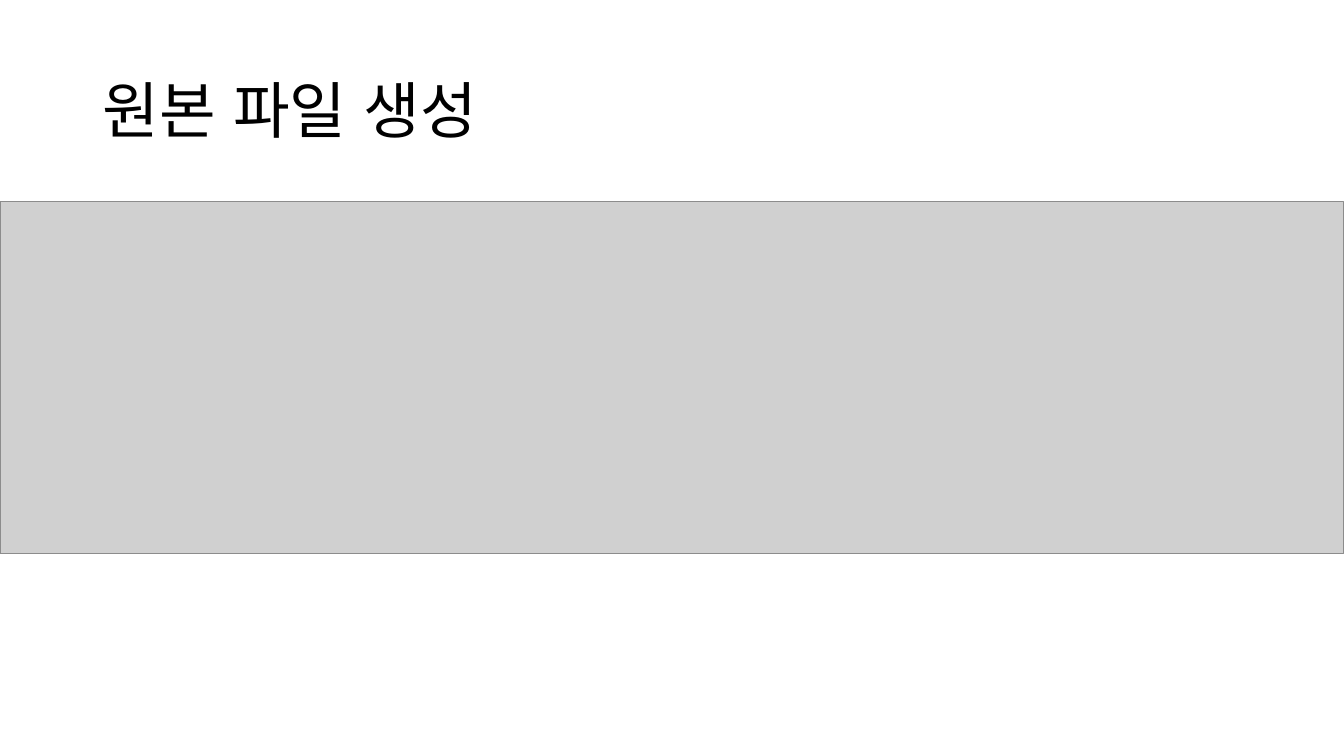
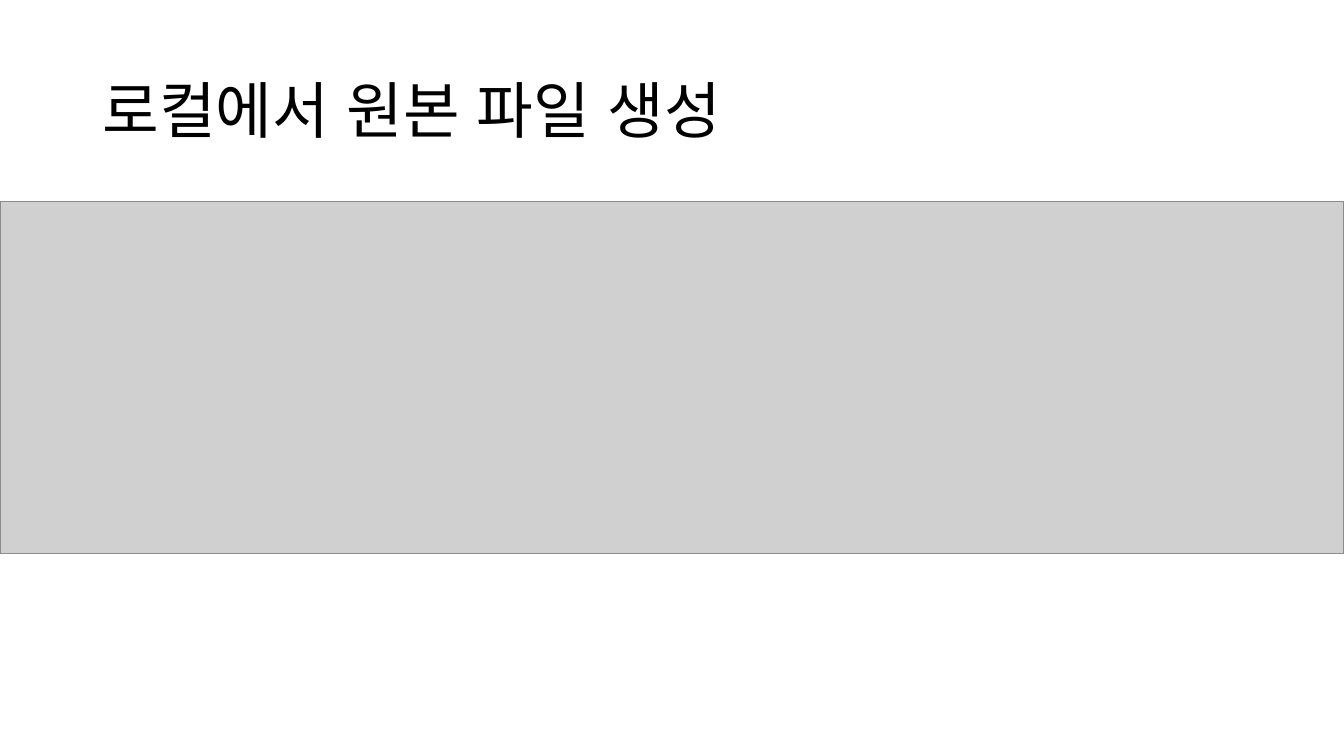
Before and after one commit to Kimxxunu/SW_777, a slide deck: slide 7 of 오픈소스 이해 7조 9주차 실습.pptx (slide 6 before the commit). Drawn at 1344x756 pixels with LibreOffice and Linux fonts; fonts in the diff are those of the drawing; grey boxes stand for pictures. Boxes give left, top, right and bottom in pixels: in the first picture for what was removed or moved away, otherwise in the second. Text is boxed around its words. In the diff, an @@ line names an element or a change of style, - is before the commit and + after.

```diff
--- a/오픈소스 이해 7조 9주차 실습.pptx
+++ b/오픈소스 이해 7조 9주차 실습.pptx
@@ title at bbox=[102, 82, 721, 138]: text changed @@
-원본 파일 생성
+로컬에서 원본 파일 생성
```
Also in this commit, not shown: 4 other slides changed, 5 slides added, 3 slides removed.
